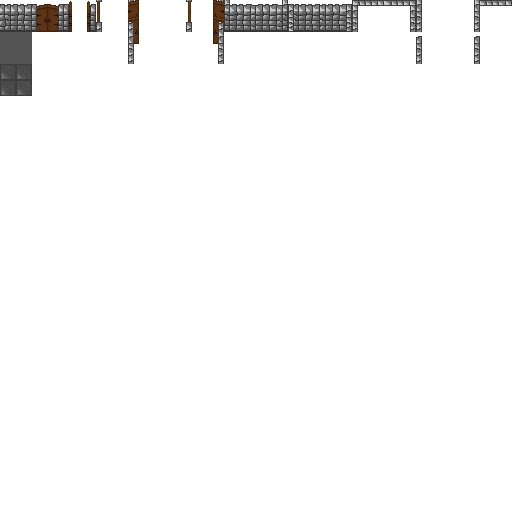
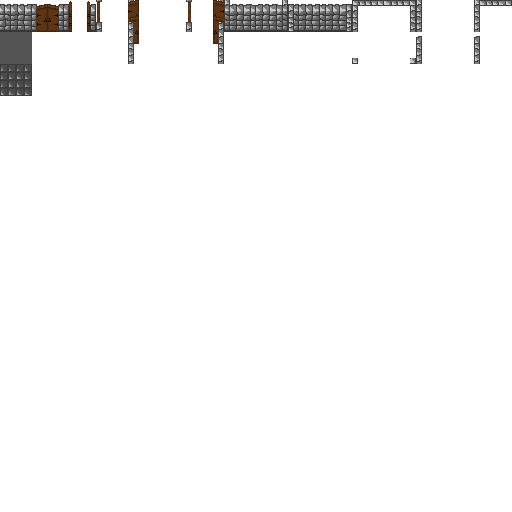
Layer changes from the first w=512, h=512 image to the second:
added layer "small-corner-filler-piece-right" in group "Corners" over box(410, 58, 416, 64)
added layer "small-corner-filler-piece-left" in group "Corners" over box(352, 58, 358, 64)
renamed "floor-2" to "floor-5", painted on it over box(1, 64, 32, 96)
removed layer "floor-main-4" from group "Floor" over box(1, 64, 32, 96)
